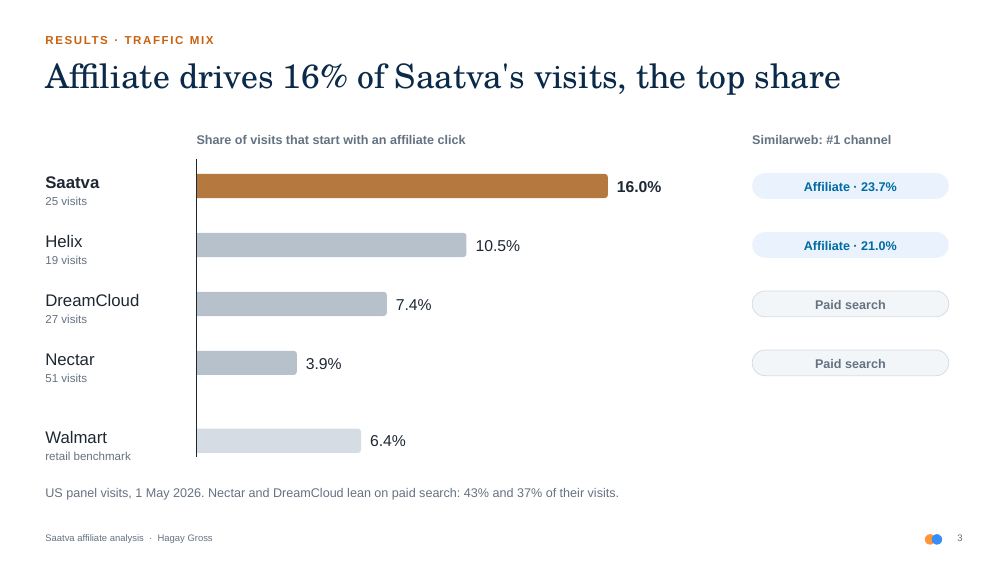
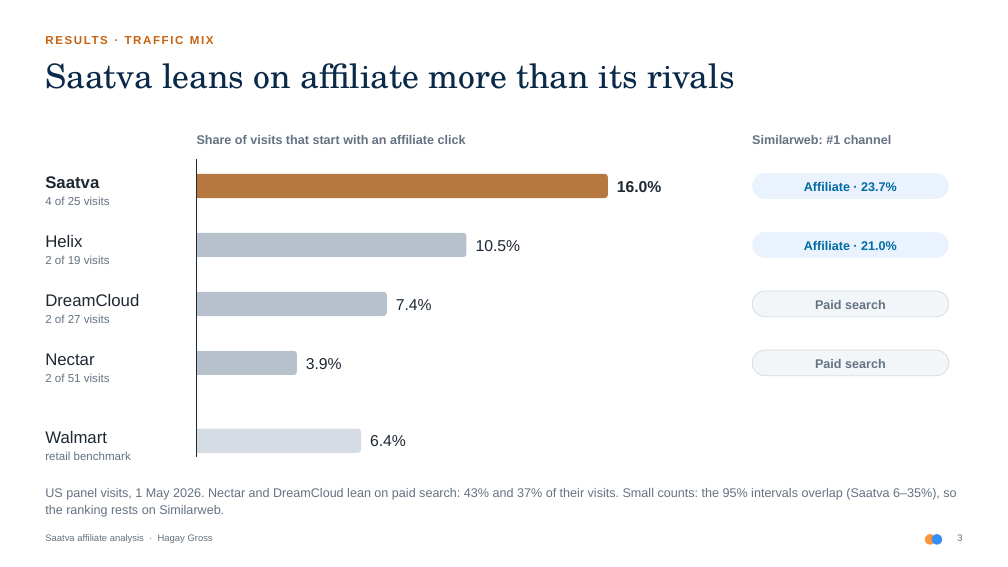
Before and after one commit to Hagaygro/partnerize-assignment, a slide deck: slide 3 of deck/saatva_affiliate_analysis.pptx. Drawn at 1008x567 pixels with LibreOffice and Linux fonts; fonts in the diff are those of the drawing. Boxes give left, top, right and bottom in pixels: in the first picture for what was removed or moved away, otherwise in the second. Text is boxed around its words. In the diff, an @@ line names an element or a change of style, - is before the commit and + after.

```diff
--- a/deck/saatva_affiliate_analysis.pptx
+++ b/deck/saatva_affiliate_analysis.pptx
@@ text at [45, 63, 735, 89]: text changed @@
-Affiliate drives 16% of Saatva's visits, the top share
+Saatva leans on affiliate more than its rivals
@@ text at [45, 196, 110, 205]: text changed @@
-25 visits
+4 of 25 visits
@@ text at [45, 255, 110, 264]: text changed @@
-19 visits
+2 of 19 visits
@@ text at [45, 314, 110, 323]: text changed @@
-27 visits
+2 of 27 visits
@@ text at [45, 373, 110, 382]: text changed @@
-51 visits
+2 of 51 visits
@@ text at [45, 488, 956, 517]: text changed @@
-US panel visits, 1 May 2026. Nectar and DreamCloud lean on paid search: 43% and 37% of their visits.
+US panel visits, 1 May 2026. Nectar and DreamCloud lean on paid search: 43% and 37% of their visits. Small counts: the 95% intervals overlap (Saatva 6–35%), so the ranking rests on Similarweb.
```
Also in this commit, not shown: 6 other slides changed, 2 other files.
